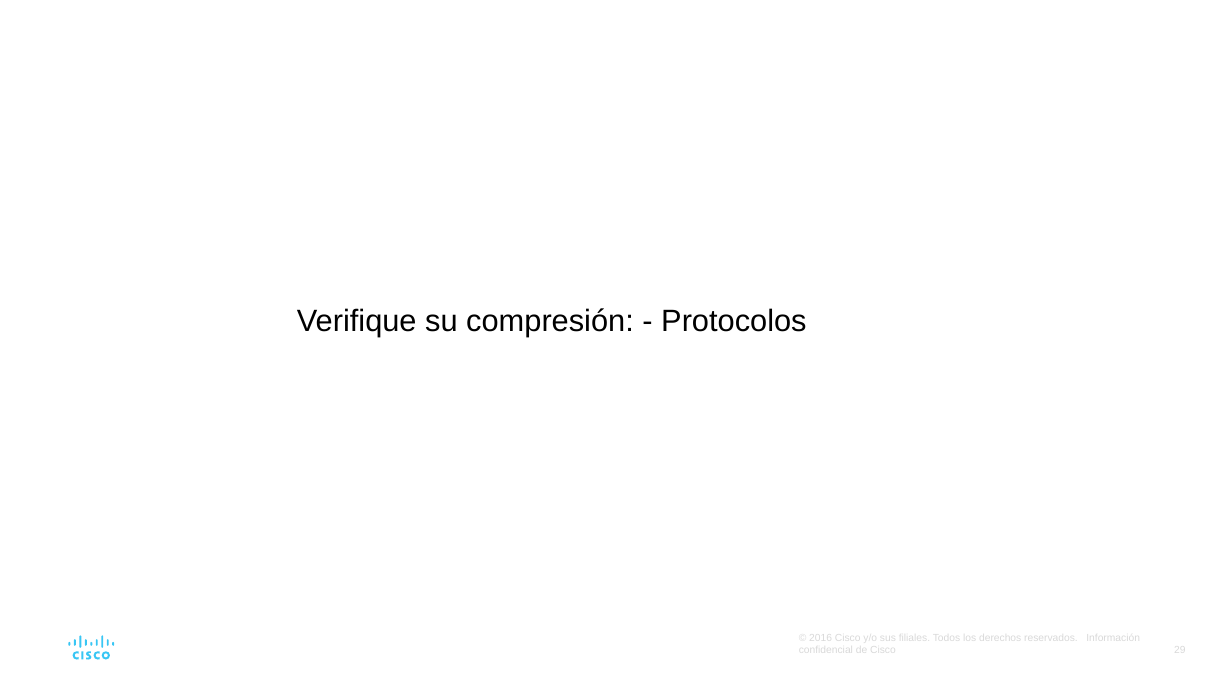
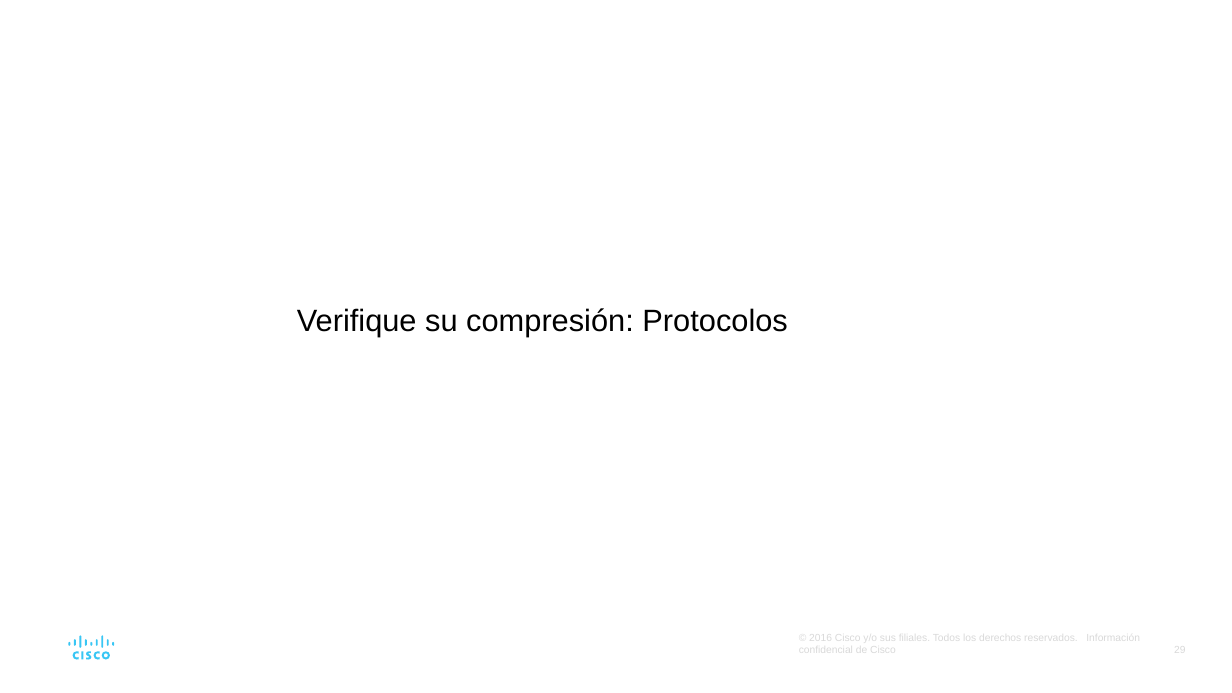
Before and after one commit to giganteavila/PAR, a slide deck: slide 29 of Presentaciones/3-Protocolos_y_modelos.odp. Drawn at 1232x693 pixels with LibreOffice and Linux fonts; fonts in the diff are those of the drawing. Boxes give left, top, right and bottom in pixels: in the first picture for what was removed or moved away, otherwise in the second. Text is boxed around its words. In the diff, an @@ line names an element or a change of style, - is before the commit and + after.

```diff
--- a/Presentaciones/3-Protocolos_y_modelos.odp
+++ b/Presentaciones/3-Protocolos_y_modelos.odp
@@ text at <box>297,308,787,337</box>: text changed @@
-Verifique su compresión: - Protocolos
+Verifique su compresión: Protocolos
```
Also in this commit, not shown: 8 other slides changed, 3 slides added.
